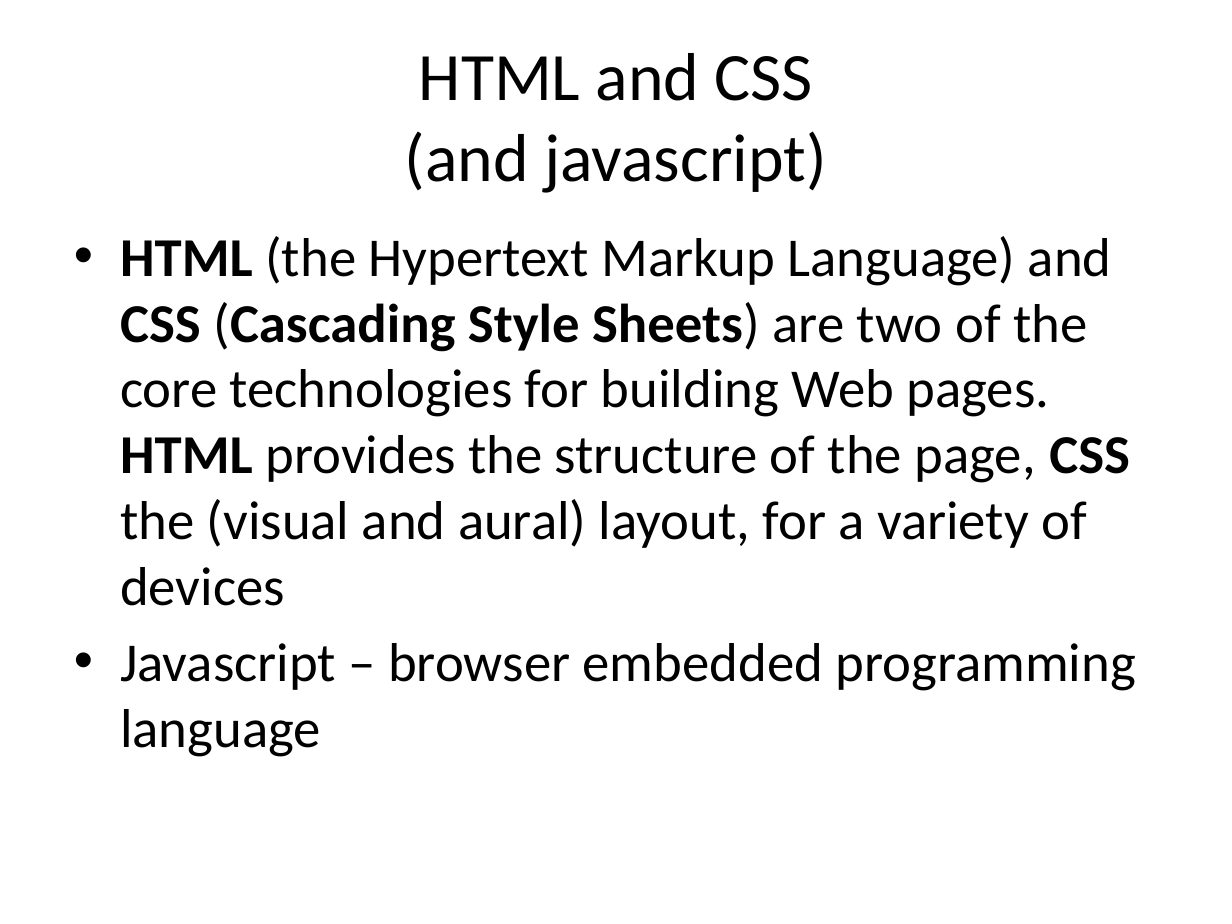
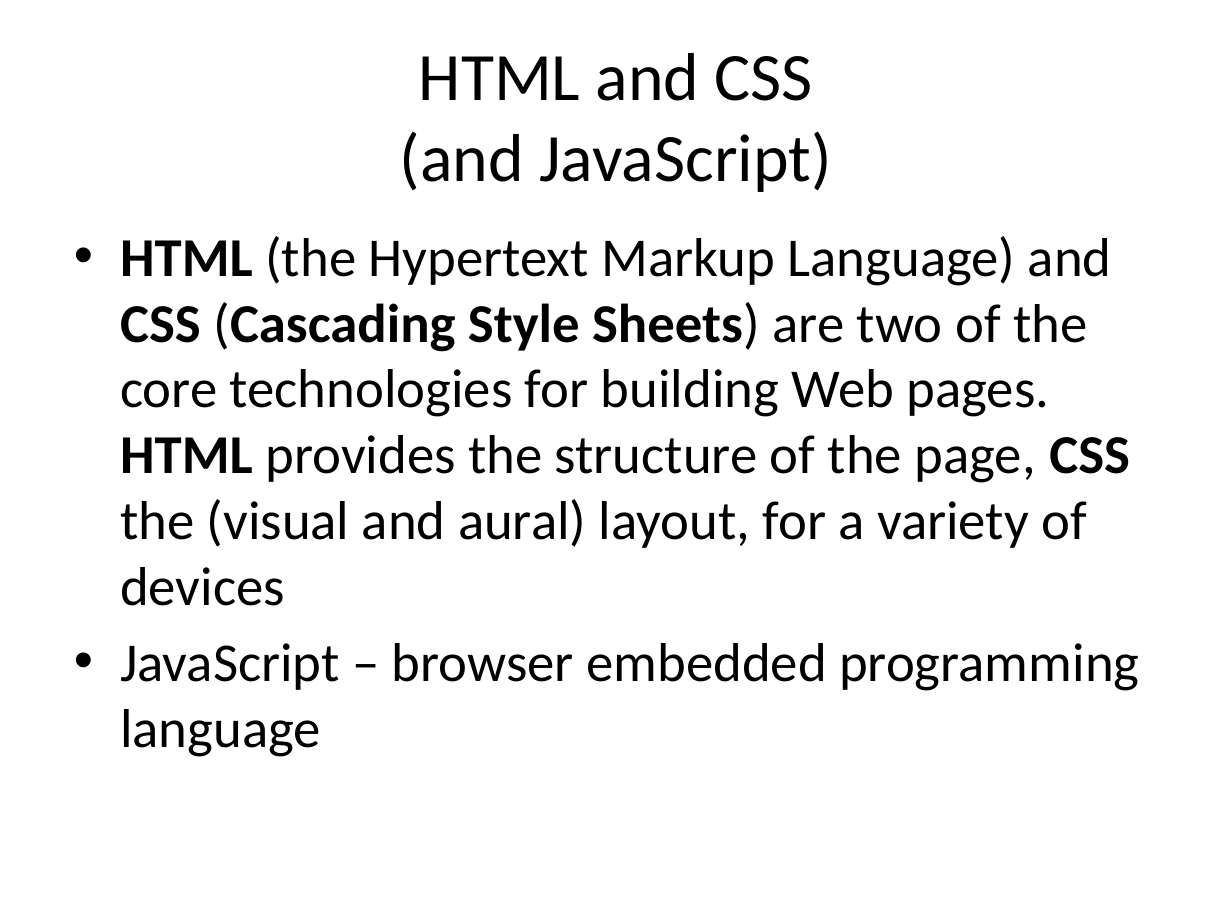
Before and after one commit to PHPEmbark/curriculum, a slide deck: slide 17 of course/2 - The Internet/The Internet.pptx. Drawn at 1232x924 pixels with LibreOffice and Linux fonts; fonts in the diff are those of the drawing. Boxes give left, top, right and bottom in pixels: in the first picture for what was removed or moved away, otherwise in the second. Text is boxed around its words. In the diff, an @@ line names an element or a change of style, - is before the commit and + after.

```diff
--- a/course/2 - The Internet/The Internet.pptx
+++ b/course/2 - The Internet/The Internet.pptx
@@ title at (x1=400, y1=53, x2=831, y2=192): text changed @@
-HTML and CSS
-(and javascript)
+HTML and CSS
+(and JavaScript)
@@ text at (x1=120, y1=643, x2=1139, y2=757): text changed @@
-• Javascript – browser embedded programming language
+• JavaScript – browser embedded programming language
```
Also in this commit, not shown: 3 other slides changed, 15 slides added.
